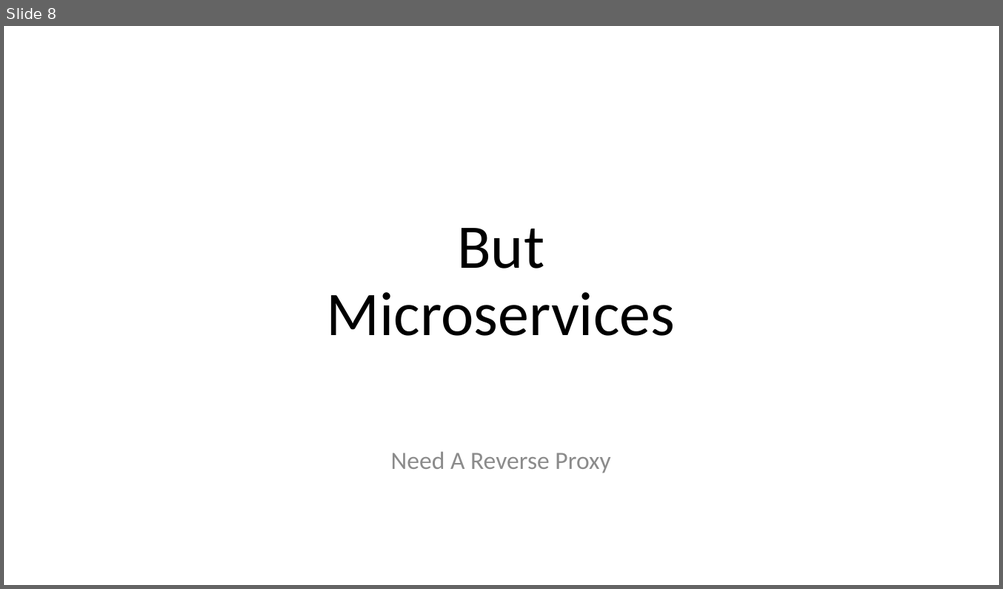
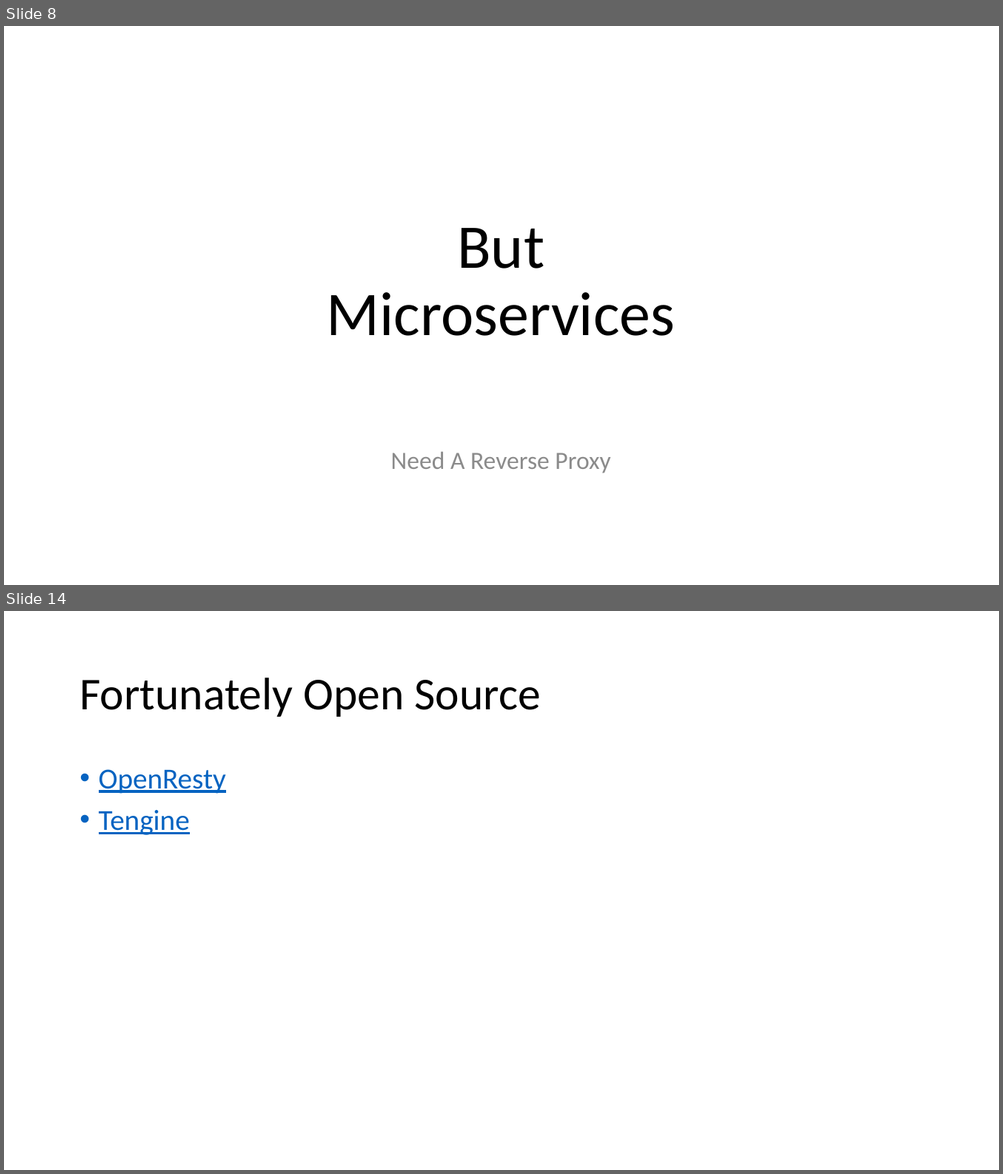
Before and after one commit to abhishekmansukhani/TriDis-NginxOverview, a slide deck: presentation/presentation.pptx. Shown one above the other, each under a label of ours: slide 8 before the commit, slides 8 and 14 after it; the slides between them are not shown. The pictures are 1003x589 and 1003x1174 pixels, drawn with LibreOffice and Linux fonts; fonts in the diff are those of the drawing. Boxes give left, top, right and bottom in pixels: in the first picture for what was removed or moved away, otherwise in the second. Text is boxed around its words. In the diff, an @@ line names an element or a change of style, - is before the commit and + after.

```diff
--- a/presentation/presentation.pptx
+++ b/presentation/presentation.pptx
@@ slide 14 added at (4,611,999,1170), background #FFFFFF @@
@@ title added at (79,678,540,717), 44 pt, text #000000 @@
+Fortunately Open Source
@@ text added at (99,769,226,835), 28 pt, text #0563C1, underline @@
+• OpenResty
+• Tengine
```
Also in this commit, not shown: 4 slides changed, 4 other slides added, 12 other files.
